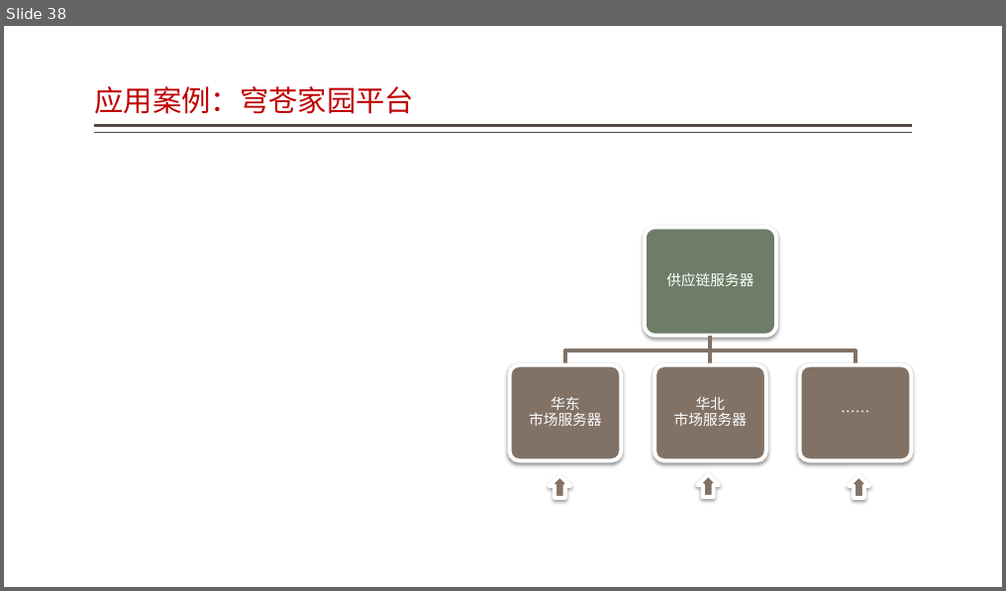
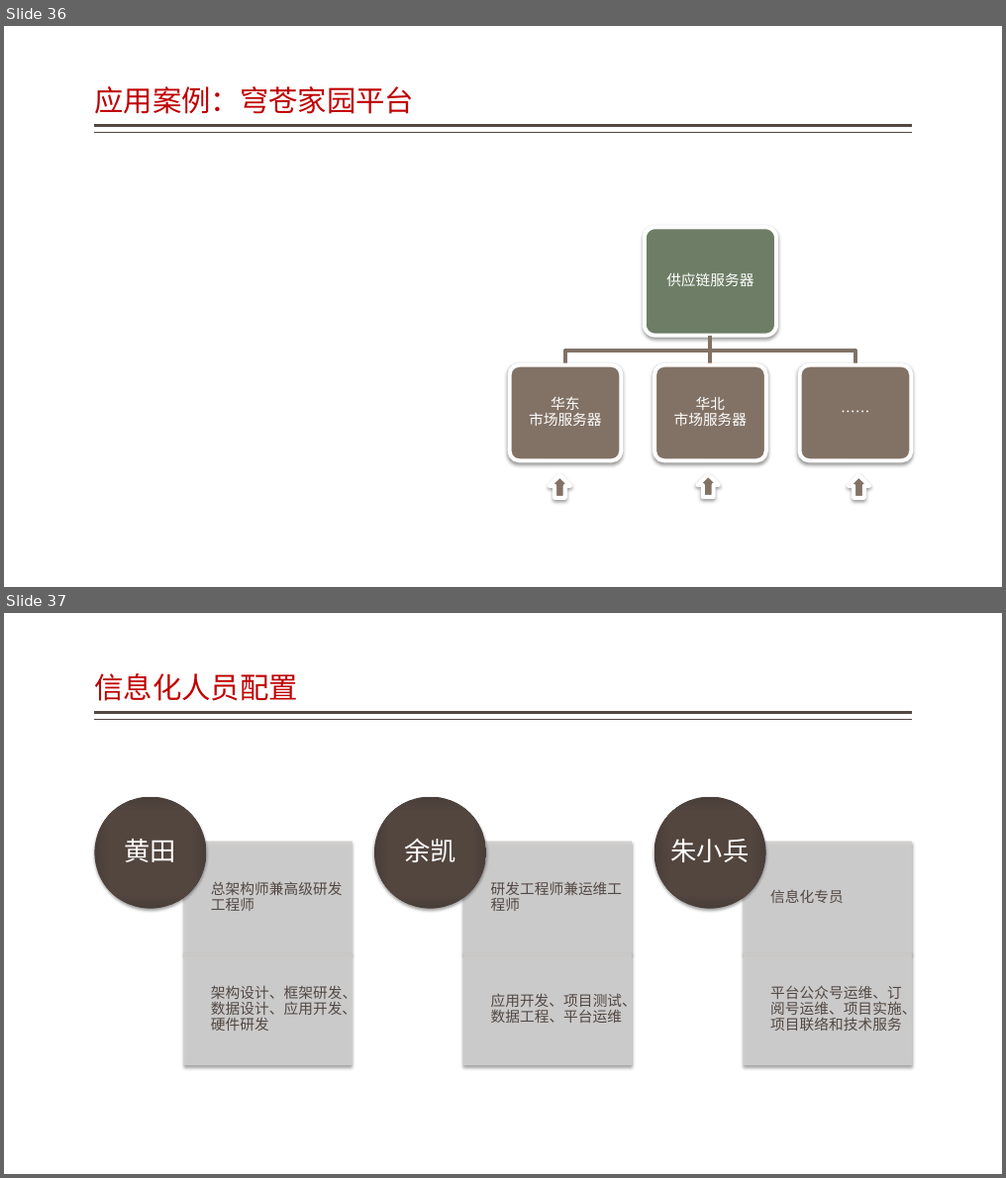
Before and after one commit to jzgi/chainsmart, a slide deck: Docs/品链应用参考设计.pptx. Shown one above the other, each under a label of ours: slide 38 before the commit, slides 36 and 37 after it. The pictures are 1006x591 and 1006x1178 pixels, drawn with LibreOffice and Linux fonts; fonts in the diff are those of the drawing. Boxes give left, top, right and bottom in pixels: in the first picture for what was removed or moved away, otherwise in the second. Text is boxed around its words. In the diff, an @@ line names an element or a change of style, - is before the commit and + after.

```diff
--- a/Docs/品链应用参考设计.pptx
+++ b/Docs/品链应用参考设计.pptx
@@ slide 37 added at [4, 613, 1002, 1174], background #FFFFFF; not listed: 2 template elements that a slide beside it also shows @@
@@ title added at [94, 673, 298, 701], 28 pt, text #BF0102 @@
+信息化人员配置
@@ group added at [94, 797, 916, 1065]: 9 texts, 6 rectangles, 3 ellipses @@
+总架构师兼高级研发工程师
+架构设计、框架研发、数据设计、应用开发、硬件研发
+黄田
+研发工程师兼运维工程师
+应用开发、项目测试、数据工程、平台运维
+余凯
+信息化专员
+平台公众号运维、订阅号运维、项目实施、项目联络和技术服务
+朱小兵
@@ what was slide 38 is now slide 36 @@
```
Also in this commit, not shown: 3 slides changed, 1 other slide added, 2 slides removed, 24 other files.
